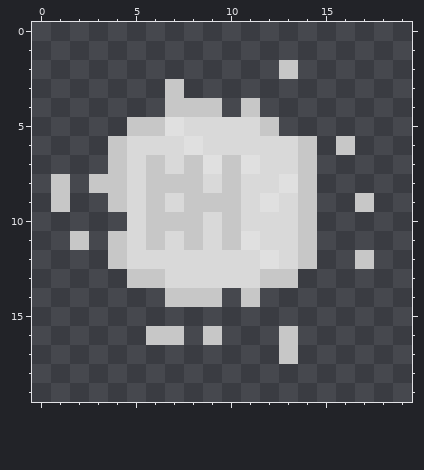
Two states of a pixel-art sprite, ui/sprites/robot-dead.png. The first picture shows the starting point.
The file is 20x20 pixels.
Now the later version:
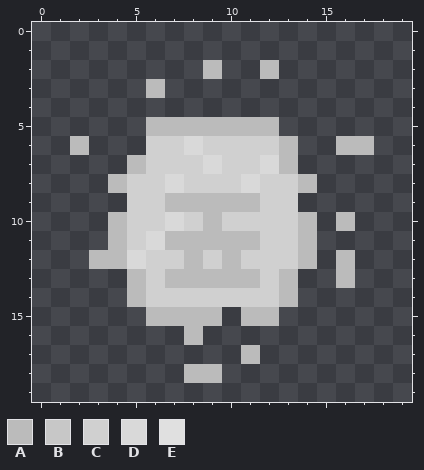
Palette (. is transparent): A #bbbbbb  B #c7c7c7  C #d0d0d0  D #d9d9d9  E #e0e0e0
Edits made:
@@ x 0..19 @@
  1 ....................
- 2 .............B......
- 3 .......B............
- 4 .......BBB.B........
- 5 .....BBEDDDDB.......
- 6 ....BDDDEDDDDDB.B...
- 7 ....BDBDBEBEDDB.....
- 8 .B.BBDBBBDBDDEB.....
- 9 .B..BDBDBBBDEDB..B..
-10 .....DBBBDBDDDB.....
-11 ..B.BDBDBDBEDDB.....
-12 ....BDDDDDDDEDB..B..
-13 .....BBDDDDDBB......
-14 .......BBB.B........
-15 ....................
-16 ......BB.B...B......
-17 .............B......
-18 ....................
+ 2 .........A..A.......
+ 3 ......A.............
+ 4 ....................
+ 5 ......AAAAAAA.......
+ 6 ..A...CCDCCCCA..AA..
+ 7 .....ACCCDCCDA......
+ 8 ....ACCDCCCDCCA.....
+ 9 .....CCAAAAACC......
+10 ....ACCDCACCCCA.A...
+11 ....ACDAAAAACCA.....
+12 ...AADCCACACCCA.A...
+13 .....ACAAAAACA..A...
+14 .....ACCCCCCCA......
+15 ......AAAA.AA.......
+16 ........A...........
+17 ...........A........
+18 ........AA..........
 19 ....................
Changed places in both pictures, as pixel boxes (x1, y1, x2, y2):
changed: (51, 60, 374, 383)
